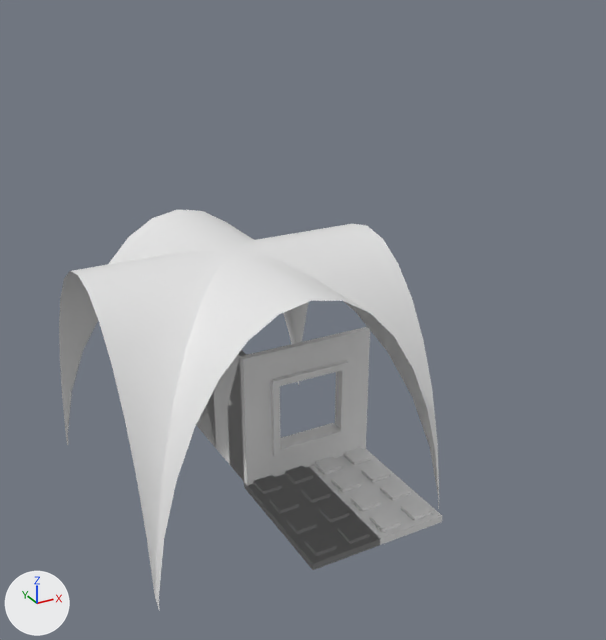
The Blender file 20160229 SECTION 7  Assets/Scenes/GothicChurch.blend as it was, and as the next commit left it.
Before and after are seen from a 50 mm camera at (-8.3, -18.5, 13.9) aimed at (2.7, 1.4, 3.9). The lights are fixed; the arrows at lower left show +X, +Y and +Z.

Before the edit, the objects in view are built like this:
```python
ob_church_door_4x4x0_2_proxy = bpy.data.objects.new('Church Door 4x4x0.2_proxy', me_church_door_4x4x0_2)
ob_church_door_4x4x0_2_proxy.location = (0.0, 0.0, 0.0)
ob_church_floor_2x2x0_2_proxy = bpy.data.objects.new('Church Floor 2x2x0.2_proxy', me_church_floor_2x2x0_2)
ob_church_floor_2x2x0_2_proxy.location = (0.0, 0.0, 0.0)
ob_church_floor_4x4x0_2_proxy = bpy.data.objects.new('Church Floor 4x4x0.2_proxy', me_church_floor_4x4x0_2)
ob_church_floor_4x4x0_2_proxy.location = (0.0, 0.0, 0.0)
ob_church_vault_8x8x8_proxy = bpy.data.objects.new('Church Vault_8x8x8_proxy', me_church_vault_8x8x8)
ob_church_vault_8x8x8_proxy.location = (0.0, 0.13, 0.0)
ob_church_wall_4x4x0_2_proxy = bpy.data.objects.new('Church Wall 4x4x0.2_proxy', me_church_wall_4x4x0_2)
ob_church_wall_4x4x0_2_proxy.location = (0.0, 0.0, 0.0)
ob_church_window_4x4x0_2_proxy = bpy.data.objects.new('Church Window 4x4x0.2_proxy', me_church_window_4x4x0_2)
ob_church_window_4x4x0_2_proxy.location = (0.0, 0.0, 0.0)
```
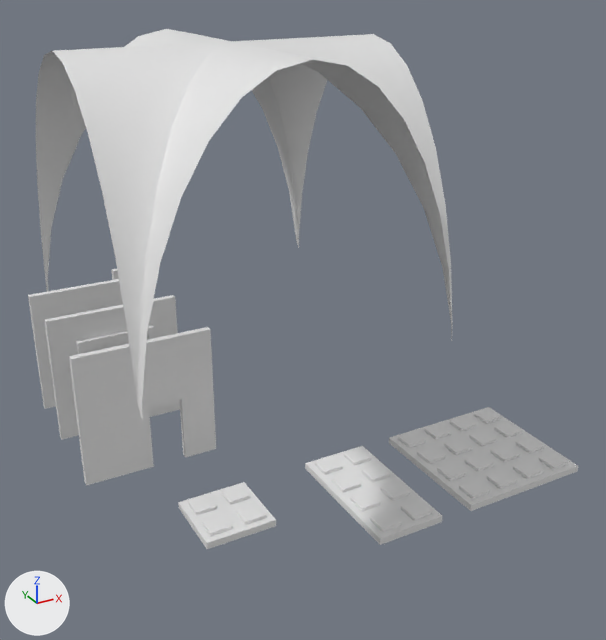
Commit message: Created Church Arch Door

Boxes (x1, y1, x2, y2) around the edits, measured in the pictures (606 x 640 px):
'Church Vault_8x8x8_proxy', moved: before (59, 209, 439, 609); after (36, 29, 453, 420)
'Church Floor 4x4x0.2_proxy', moved: before (244, 448, 442, 570); after (389, 407, 578, 511)
'Church Window 4x4x0.2_proxy', moved: before (240, 327, 370, 485); after (44, 295, 180, 439)
'Church Door 4x4x0.2_proxy', moved, turned: before (196, 350, 247, 481); after (69, 327, 216, 485)
'Church Wall 4x4x0.2_proxy', moved, turned: before (214, 355, 240, 465); after (28, 279, 129, 409)
'Church Floor 2x2x0.2_proxy', moved: before (254, 482, 277, 508); after (178, 482, 276, 549)
'Church Corner 1x4x0.2_proxy', added: after (112, 269, 119, 280)
'Church Floor 2x4x0.2_proxy', unchanged, uncovered by the edit: before (254, 484, 279, 513); after (305, 446, 442, 545)

What changed in the scene script:
```text
Add me_church_corner_1x4x0_2:
    me_church_corner_1x4x0_2.from_pydata([(0.0, 1.0, 0.0), (0.0, 1.0, 4.0), (0.2, 1.0, 0.0), (0.2, 1.0, 4.0), (0.2, 0.2, 0.0), (1.0, 0.2, 0.0), (1.0, 0.2, 4.0), (0.2, 0.2, 4.0), (1.0, 0.0, 0.0), (1.0, 0.0, 4.0), (0.0, 0.0, 4.0), (0.0, 0.0, 0.0)], [], [(0, 1, 3, 2), (7, 6, 5, 4), (11, 8, 9, 10), (4, 2, 3, 7), (5, 6, 9, 8), (3, 1, 10, 9, 6, 7), (0, 11, 10, 1), (2, 4, 5, 8, 11, 0)])
Change ob_church_window_4x4x0_2_proxy:
    ob_church_window_4x4x0_2_proxy.location: (0.0, 0.0, 0.0) -> (-4.0, 5.0, 0.0)
Change ob_church_wall_4x4x0_2_proxy:
    ob_church_wall_4x4x0_2_proxy.location: (0.0, 0.0, 0.0) -> (0.0, 7.0, 0.0)
    ob_church_wall_4x4x0_2_proxy.rotation_euler: (0.0, 0.0, 0.0) -> (0.0, 0.0, 1.571)  # degrees (0, 0, 0) -> degrees (0, 0, 90)
Change ob_church_floor_4x4x0_2_proxy:
    ob_church_floor_4x4x0_2_proxy.location: (0.0, 0.0, 0.0) -> (4.99, 0.0, 0.0)
Change ob_church_floor_2x2x0_2_proxy:
    ob_church_floor_2x2x0_2_proxy.location: (0.0, 0.0, 0.0) -> (-2.0, 0.0, 0.0)
Change ob_church_door_4x4x0_2_proxy:
    ob_church_door_4x4x0_2_proxy.location: (0.0, 0.0, 0.0) -> (0.0, 2.0, 0.0)
    ob_church_door_4x4x0_2_proxy.rotation_euler: (0.0, 0.0, 0.0) -> (0.0, 0.0, 1.571)  # degrees (0, 0, 0) -> degrees (0, 0, 90)
Change ob_church_vault_8x8x8_proxy:
    ob_church_vault_8x8x8_proxy.location: (0.0, 0.13, 0.0) -> (0.0, 0.13, 5.0)
Add ob_church_corner_1x4x0_2_proxy:
    ob_church_corner_1x4x0_2_proxy = bpy.data.objects.new('Church Corner 1x4x0.2_proxy', me_church_corner_1x4x0_2)
    ob_church_corner_1x4x0_2_proxy.location = (0.0, 8.0, 0.0)
    ob_church_corner_1x4x0_2_proxy.rotation_euler = (0.0, 0.0, 1.571)  # degrees (0, 0, 90)
```
